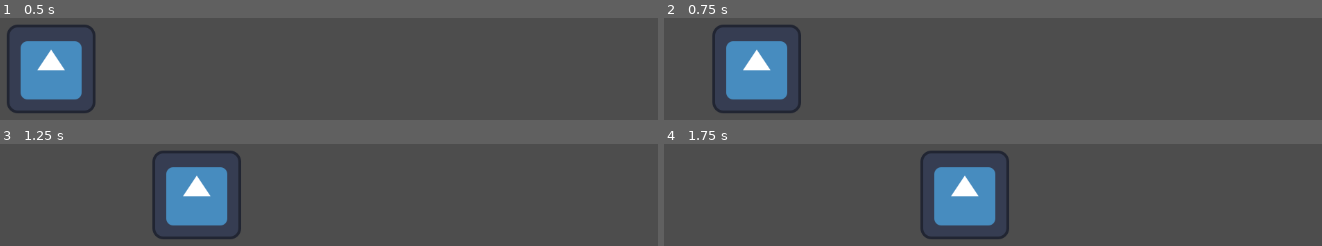
Above: before the commit, frames 1-4 (two rows, left to right).
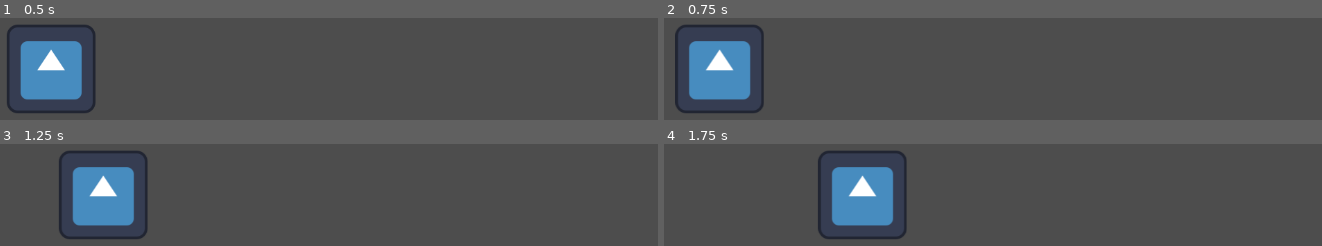
Above: after the commit, the same moments.

Repository: Ninesliced/globalgamejam2025
Game: Godot game, scene res://scenes/main.tscn
Same seed, same stepped clock (60 frames per second), same inputs: the game is played once before the commit and once after it. The engine's default icon, where the game draws it, is replaced by a stand-in: a white triangle on a blue panel in a dark square.
Inputs:
- Up to frame 1 (0.5 s): no input
- Up to frame 2 (0.75 s): tap Enter (ui_accept) at 0.5 s; hold Right (ui_right) from 0.53 s (still down)
- Up to frame 3 (1.25 s): keep holding Right (ui_right); tap Enter (ui_accept) at 0.77 s
- Up to frame 4 (1.75 s): keep holding Right (ui_right); tap Enter (ui_accept) at 1.52 s

Frame 1 is identical in both runs. In frame 2, 8.4% of the frame differs, in the area x 1-21%, y 6-94%; in frame 3, 14%; in frame 4, 14%, in the area x 23-53%, y 6-94%.

Commit message:
ADDED player movement controller smooth

Diff:
--- a/scenes/actors/player/components/movement_controller.gd
+++ b/scenes/actors/player/components/movement_controller.gd
@@ -2,12 +2,11 @@
 
 var player : Player = null
 var velocity = Vector2(0, 0)
-var speed = 0
+
 func _ready():
 	var parent = get_parent()
 	if parent is Player:
 		player = parent
-		speed = player.speed
 	else:
 		assert(false, "MovementController must be a child of Player")
 	pass # Replace with function body.
@@ -16,13 +15,13 @@
 	pass
 
 func _physics_process(delta):
-	velocity = handle_movement()
+	velocity = handle_movement(delta, player.velocity)
 	player.velocity = velocity
 
 
 
-func handle_movement():
+func handle_movement(delta,velocity):
 	var vec = Input.get_vector("ui_left", "ui_right", "ui_up", "ui_down")
-	velocity = vec * speed
-	return velocity
+	var new_velocity = velocity.move_toward(vec * player.speed, player.acceleration * delta)
+	return new_velocity
 	pass
--- a/scenes/actors/player/player.gd
+++ b/scenes/actors/player/player.gd
@@ -2,6 +2,8 @@
 class_name Player
 
 @export var speed = 300.0
+@export var acceleration = 300.0
+@export var friction = 300.0
 
 func _ready():
     pass
